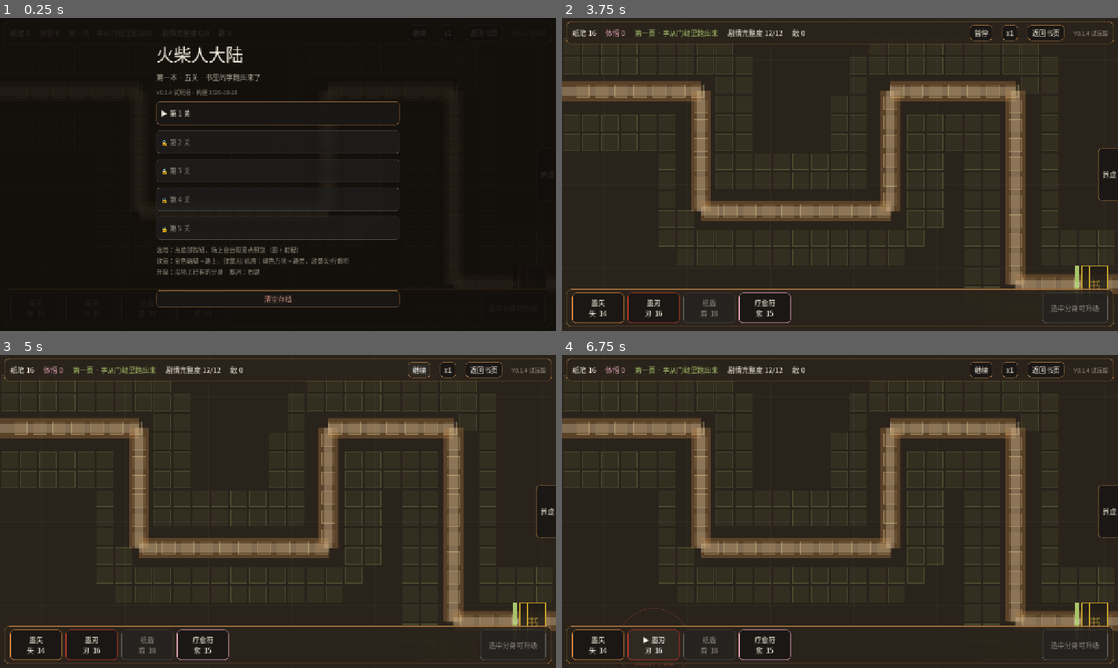
Above: before the commit, frames 1-4 (two rows, left to right).
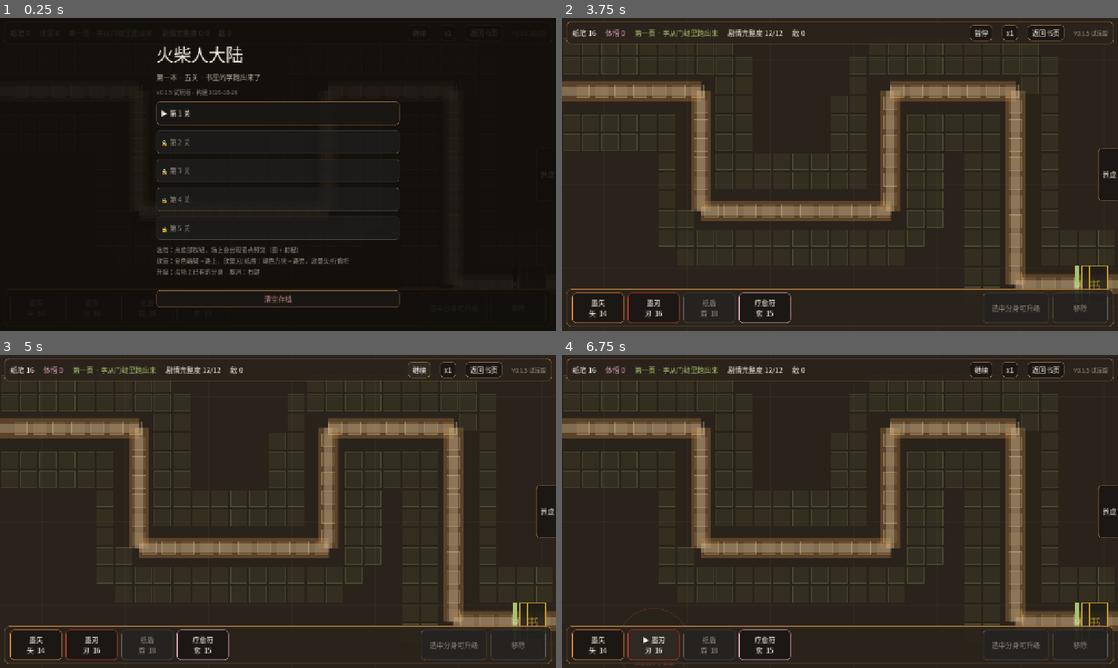
Above: after the commit, the same moments.

Repository: Maixr/jg-source
Game: Godot game, scene res://ui/main.tscn
Two runs of this game, one before a commit and one after it. Both use one fixed random seed, a clock stepped at 60 frames per second and the inputs below.
Inputs:
- Up to frame 1 (0.25 s): no input
- Up to frame 2 (3.75 s): click "继续" at 0.5 s; click "x1" at 1.25 s; click "返回书页" at 2 s; click "养成" at 2.75 s; click "▶ 第 1 关" at 3.5 s
- Up to frame 3 (5 s): click "暂停" at 4.25 s
- Up to frame 4 (6.75 s): click "墨矢 矢 14" at 5 s; click "▶ 墨矢 矢 14" at 5.75 s; click "墨刃 刃 16" at 6.5 s

The runs differ from the first frame. In frame 1, less than 0.1% of the frame differs, in the area x 30-31%, y 23-25%; in frame 2, 0.2%, in the area x 75-97%, y 4-98%; in frame 3, 0.2%; in frame 4, 0.2%.

Commit message:
v0.1.5：新增移除分身（退 60% 纸笔），墨刃阻挡改为 3

Diff:
--- a/battle/battle_field.gd
+++ b/battle/battle_field.gd
@@ -14,6 +14,8 @@
 const DESIGN := Vector2(1280.0, 720.0)
 const PATH_WIDTH := 46.0
 const INK_CAP := 99.0
+## 移除分身时返还投入纸笔的比例（低于 1，避免放了又拆刷纸笔）
+const REFUND_RATE := 0.6
 const LEASH := 1.35
 
 var level: Dictionary = {}
@@ -252,6 +254,7 @@
 		return false
 	var t := Tower.new()
 	t.setup(tower_id, cell, GS.tower_mult())
+	t.invested = cost
 	towers.append(t)
 	ink -= float(cost)
 	_flash_text(cell, "-%d 纸笔" % cost, UnitData.ORANGE)
@@ -259,6 +262,34 @@
 	return true
 
 
+## 移除选中的分身，返还一部分投入的纸笔
+func remove_selected() -> bool:
+	if selected == null or not running or finished:
+		return false
+	return remove_tower(selected)
+
+
+## 移除指定分身：返还投入的 REFUND_RATE，挡住的敌人会被放走
+func remove_tower(tw: Tower) -> bool:
+	if tw == null or not towers.has(tw):
+		return false
+	var refund := int(round(float(tw.invested) * REFUND_RATE))
+	ink = minf(INK_CAP, ink + float(refund))
+	# 它挡着的敌人失去目标，继续往前走
+	for e in enemies:
+		var en := e as Enemy
+		if en.target == tw:
+			en.target = null
+	towers.erase(tw)
+	if selected == tw:
+		selected = null
+		selection_changed.emit(null)
+	_flash_text(tw.pos, "退还 %d 纸笔" % refund, UnitData.LEAF)
+	stats_changed.emit()
+	queue_redraw()
+	return true
+
+
 func upgrade_selected() -> bool:
 	if selected == null or not running:
 		return false
@@ -277,6 +308,7 @@
 	if not tw.upgrade(GS.tower_mult()):
 		return false
 	ink -= float(cost)
+	tw.invested += cost
 	_flash_text(tw.pos, "升到 %d 级" % tw.level, UnitData.LEAF)
 	stats_changed.emit()
 	queue_redraw()
--- a/battle/tower.gd
+++ b/battle/tower.gd
@@ -19,6 +19,8 @@
 var cooldown := 0.0
 var flash := 0.0
 var engaged: Array = []
+## 累计投入的纸笔（放置 + 升级），移除时按比例返还
+var invested := 0
 
 
 func setup(tower_id: String, cell: Vector2, mult: float) -> void:
--- a/core/game_state.gd
+++ b/core/game_state.gd
@@ -15,6 +15,9 @@
 var last_seen := 0
 
 var _autosave := 0.0
+## 跑无头自检/平衡模拟时置 false：模拟会调用 mark_cleared / add_insight，
+## 如果不拦就会把模拟结果写进玩家真实存档。
+var save_enabled := true
 
 
 func _ready() -> void:
@@ -132,6 +135,8 @@
 # --- 存档 ---
 
 func save_state() -> void:
+	if not save_enabled:
+		return
 	last_seen = int(Time.get_unix_time_from_system())
 	var data := {
 		"insight": insight,
--- a/core/unit_data.gd
+++ b/core/unit_data.gd
@@ -16,7 +16,7 @@
 const BG := Color("2a231b")
 
 # --- 版本号：每次发试玩包改这里 ---
-const GAME_VERSION := "v0.1.4"
+const GAME_VERSION := "v0.1.5"
 const GAME_CHANNEL := "试玩版"
 const GAME_BUILD := "2026-10-28"
 
@@ -92,7 +92,7 @@
 	},
 	"blade": {
 		"name": "墨刃", "glyph": "刃", "kind": "melee", "deploy": "ground",
-		"cost": 16, "block": 2, "color": Color("c0392b"),
+		"cost": 16, "block": 3, "color": Color("c0392b"),
 		"upgrade_costs": [14, 22],
 		"levels": [
 			{"hp": 300.0, "atk": 16.0, "range": 84.0, "interval": 1.00},
--- a/ui/main.gd
+++ b/ui/main.gd
@@ -16,6 +16,7 @@
 var lbl_wave: Label
 var tower_buttons := {}
 var btn_upgrade: Button
+var btn_remove: Button
 var btn_speed: Button
 var btn_pause: Button
 var btn_back: Button
@@ -214,6 +215,13 @@
 	btn_upgrade.disabled = true
 	row.add_child(btn_upgrade)
 
+	btn_remove = _make_button("移除")
+	btn_remove.custom_minimum_size = Vector2(126.0, 62.0)
+	btn_remove.add_theme_color_override("font_color", Color(0.86, 0.62, 0.55))
+	btn_remove.pressed.connect(_on_remove_pressed)
+	btn_remove.disabled = true
+	row.add_child(btn_remove)
+
 
 func _build_drawer() -> void:
 	drawer = PanelContainer.new()
@@ -501,6 +509,11 @@
 	_refresh_hud()
 
 
+func _on_remove_pressed() -> void:
+	field.remove_selected()
+	_refresh_hud()
+
+
 func _toggle_pause() -> void:
 	# 之前这里有个逻辑反了的提前返回：暂停时 running=false，
 	# 反而被 `if not field.running ... return` 挡住，导致暂停后点不动。
@@ -622,9 +635,15 @@
 		else:
 			btn_upgrade.text = "升级 %d → %d 级（%d）" % [field.selected.level, field.selected.level + 1, next_cost]
 			btn_upgrade.disabled = field.ink < float(next_cost)
+		# 移除：显示能退多少纸笔
+		var refund := int(round(float(field.selected.invested) * BattleField.REFUND_RATE))
+		btn_remove.text = "移除（退 %d）" % refund
+		btn_remove.disabled = not field.running or field.finished
 	else:
 		btn_upgrade.text = "选中分身可升级"
 		btn_upgrade.disabled = true
+		btn_remove.text = "移除"
+		btn_remove.disabled = true
 
 	btn_pause.text = "暂停" if field.running else "继续"
 	btn_speed.text = "x2" if field.speed_scale > 1.5 else "x1"
@@ -666,7 +685,9 @@
 ## 调整五关难度就用它验证，不用打开编辑器。
 func _run_balance_check() -> void:
 	var plan := dev_build_plan()
-	# 必须按「废墟」阶段（无房屋加成）来算，这是玩家的下限；事后还原免得改坏存档
+	# 模拟会调用 mark_cleared / add_insight，必须关掉存档写入，否则污染玩家存档
+	GS.save_enabled = false
+	# 自检必须在「废墟」阶段跑，算是玩家的下限；事后还原，免得把存档改坏
 	var saved_stage: int = GS.house_stage
 	GS.house_stage = 0
 	print("=== 平衡自检（小屋=废墟，无房屋加成）===")
@@ -692,6 +713,7 @@
 	var backup := ""
 	if FileAccess.file_exists(save_path):
 		backup = FileAccess.get_file_as_string(save_path)
+	GS.save_enabled = false
 
 	_start_level(0)
 	field.ink = 100.0
@@ -709,6 +731,17 @@
 		str(ok), str(cursor), str(landed), str(aligned)
 	])
 
+	# 移除返还测试
+	var t1: Tower = field.towers[0]
+	var invested: int = t1.invested
+	field.ink = 0.0
+	field.selected = t1
+	var removed: bool = field.remove_selected()
+	var expected := int(round(float(invested) * BattleField.REFUND_RATE))
+	print("SELFTEST remove ok=%s invested=%d refunded=%d expected=%d towers_left=%d" % [
+		str(removed), invested, int(field.ink), expected, field.towers.size()
+	])
+
 	var before_cleared: int = GS.cleared_count
 	var before_insight: int = int(GS.insight)
 	_on_clear_confirmed()
Not shown, changed: docs/操作说明.txt
Not shown, changed: tools/export_windows.ps1
